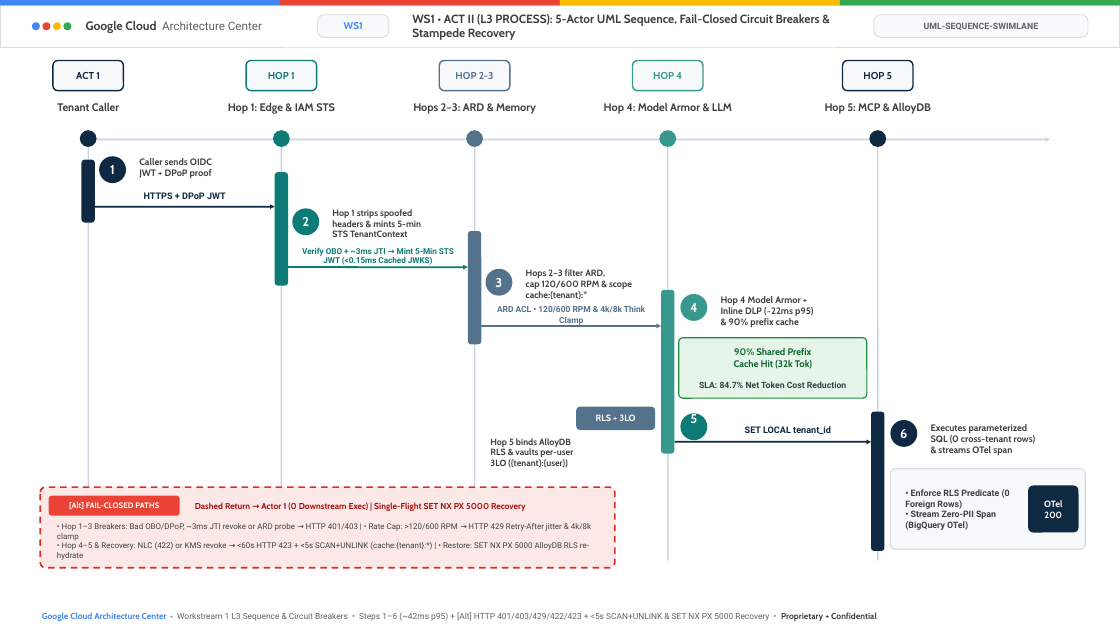
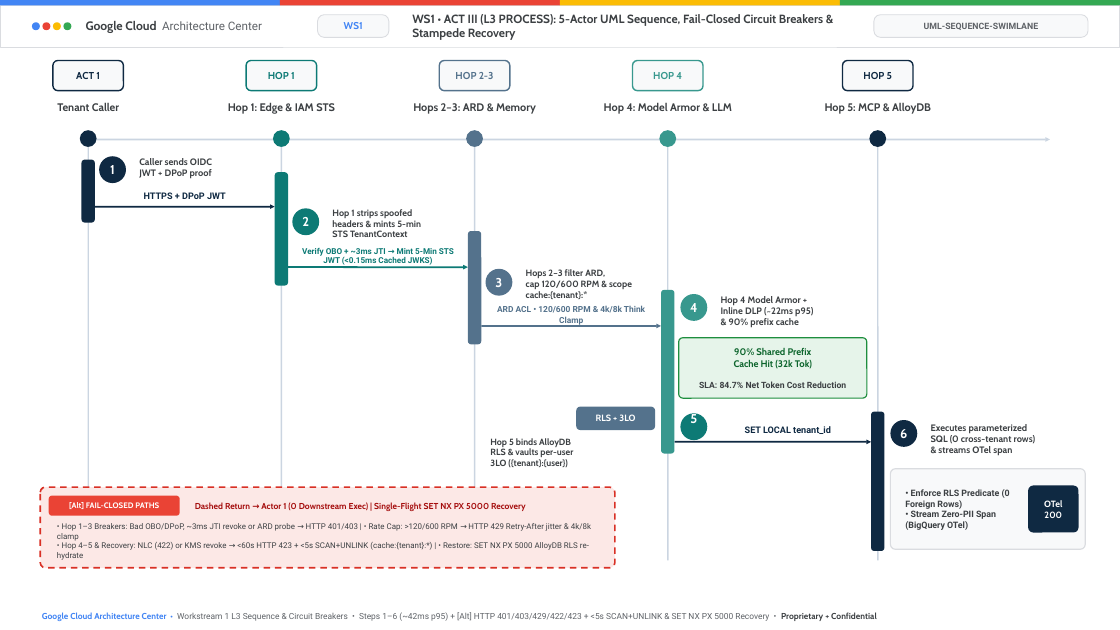
Before and after one commit to nitinaggarwal-12/blogs, a slide deck: slide 12 of slides/ws1-12slide-visual-deck.pptx. Drawn at 1120x630 pixels with LibreOffice and Linux fonts; fonts in the diff are those of the drawing. Boxes give left, top, right and bottom in pixels: in the first picture for what was removed or moved away, otherwise in the second. Text is boxed around its words. In the diff, an @@ line names an element or a change of style, - is before the commit and + after.

Commit message:
fix(slides): align Slide 12 and 13 category titles to ACT III and sync in-place to Google Slides

```diff
--- a/slides/ws1-12slide-visual-deck.pptx
+++ b/slides/ws1-12slide-visual-deck.pptx
@@ text at <box>412,14,823,40</box>: text changed @@
-WS1 • ACT II (L3 PROCESS): 5-Actor UML Sequence, Fail-Closed Circuit Breakers & Stampede Recovery
+WS1 • ACT III (L3 PROCESS): 5-Actor UML Sequence, Fail-Closed Circuit Breakers & Stampede Recovery
```
Also in this commit, not shown: 1 other slide changed, 2 other files.
